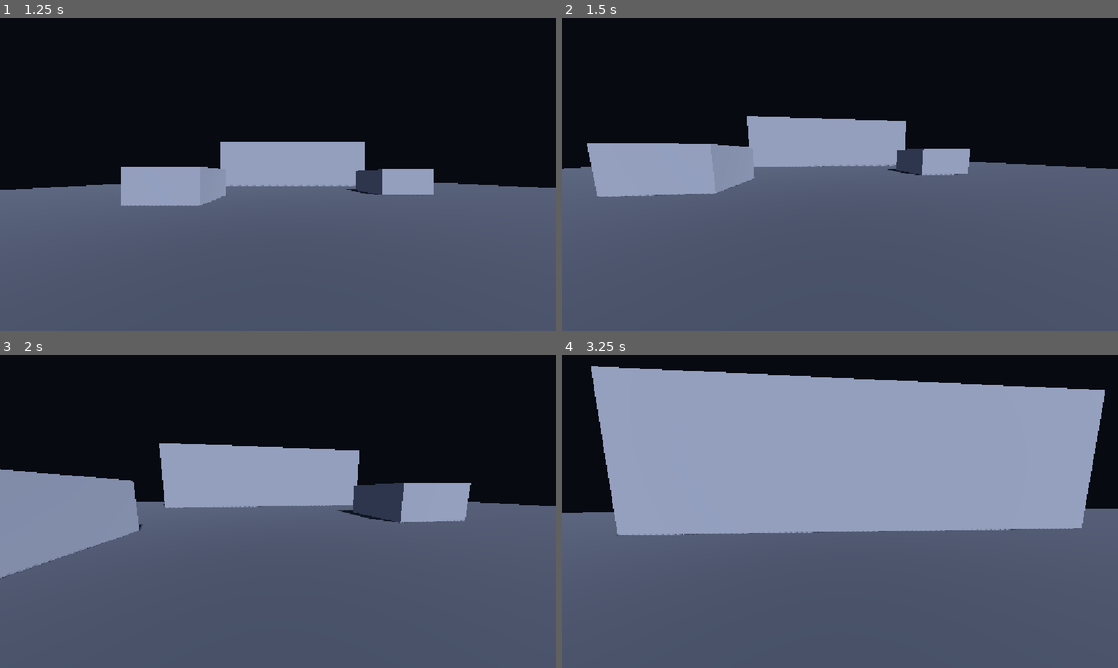
Above: before the commit, frames 1-4 (two rows, left to right).
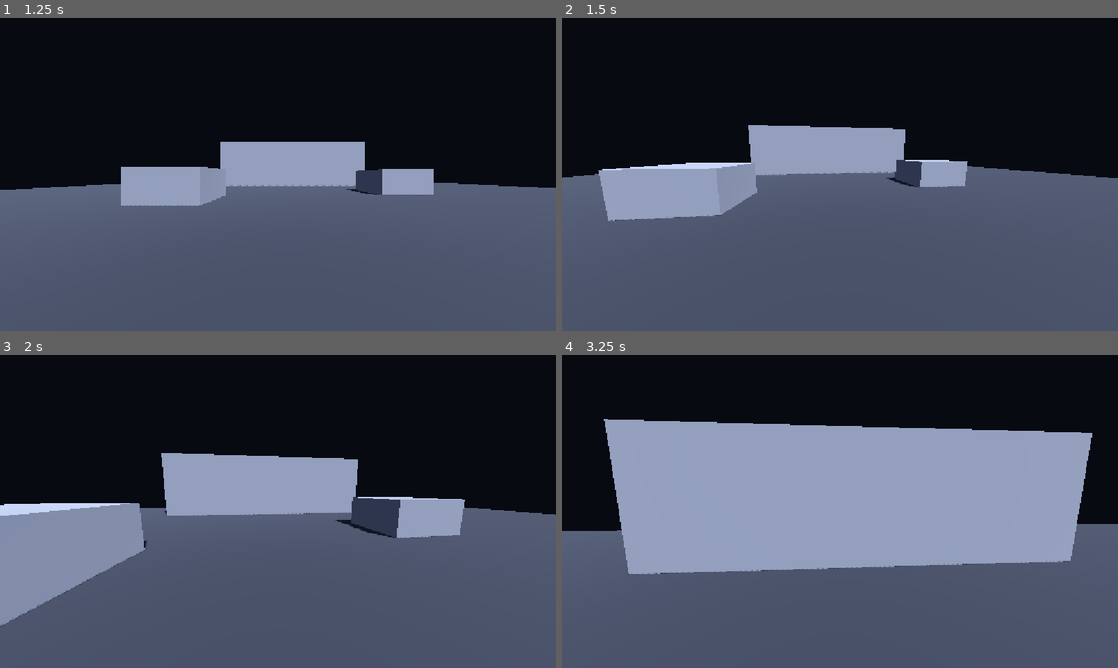
Above: after the commit, the same moments.

Repository: kyaminq-ui/Strata_FPS
Game: Godot game, scene res://game/main.tscn
Two runs of this game, one before a commit and one after it. Both use one fixed random seed, a clock stepped at 60 frames per second and the inputs below.
Inputs (mouse positions are in pixels of both pictures, inside the frame that each line leads up to):
- Up to frame 1 (1.25 s): click "Solo" at 0.5 s
- Up to frame 2 (1.5 s): tap Enter at 1.25 s; move the mouse to (867, 174) at 1.27 s; hold W (move_forward) from 1.28 s (still down); tap Space (jump, bound only after the commit) at 1.35 s; click (867, 174) at 1.42 s
- Up to frame 3 (2 s): keep holding W (move_forward); tap Space (jump, bound only after the commit) at 1.52, 1.82 s
- Up to frame 4 (3.25 s): keep holding W (move_forward); move the mouse to (812, 511) at 2.02 s; tap Space (jump, bound only after the commit) at 2.1, 2.27, 2.57, 2.85 s; move the mouse to (851, 505) at 2.77 s

Frame 1 is identical in both runs. In frame 2, 7.5% of the frame differs, in the area x 0-100%, y 31-65%; in frame 3, 10%; in frame 4, 25%, in the area x 0-100%, y 3-70%.

Commit message:
Layer B: jump with coyote time and jump buffer
Co-Authored-By: Claude Sonnet 5 <noreply@anthropic.com>

Diff:
--- a/game/player/movement_config.gd
+++ b/game/player/movement_config.gd
@@ -10,6 +10,11 @@
 @export var air_acceleration: float = 20.0
 @export var gravity: float = 24.0
 
+@export_group("Couche B - Saut")
+@export var jump_height: float = 1.6
+@export var coyote_time: float = 0.12
+@export var jump_buffer_time: float = 0.12
+
 @export_group("Regard")
 @export var mouse_sensitivity: float = 0.0022
 @export var max_pitch_degrees: float = 89.0
--- a/game/player/player.gd
+++ b/game/player/player.gd
@@ -15,6 +15,9 @@
 var net_position: Vector3
 var net_yaw: float
 var net_pitch: float
+
+var _coyote_left := 0.0
+var _jump_buffer_left := 0.0
 
 @onready var _head: Node3D = $Head
 @onready var _camera: Camera3D = $Head/Camera3D
@@ -70,6 +73,7 @@
 
 	if not is_on_floor():
 		velocity.y -= config.gravity * delta
+	_update_jump(delta)
 
 	var horizontal := Vector2(velocity.x, velocity.z)
 	if wish_dir != Vector3.ZERO:
@@ -87,6 +91,18 @@
 	net_pitch = _head.rotation.x
 
 
+func _update_jump(delta: float) -> void:
+	_coyote_left = config.coyote_time if is_on_floor() else maxf(_coyote_left - delta, 0.0)
+	if Input.is_action_just_pressed("jump"):
+		_jump_buffer_left = config.jump_buffer_time
+	else:
+		_jump_buffer_left = maxf(_jump_buffer_left - delta, 0.0)
+	if _jump_buffer_left > 0.0 and _coyote_left > 0.0:
+		velocity.y = sqrt(2.0 * config.gravity * config.jump_height)
+		_jump_buffer_left = 0.0
+		_coyote_left = 0.0
+
+
 func _process(delta: float) -> void:
 	if is_multiplayer_authority():
 		return
--- a/project.godot
+++ b/project.godot
@@ -52,6 +52,11 @@
 ]
 }
 
+jump={
+"deadzone": 0.2,
+"events": [Object(InputEventKey,"resource_local_to_scene":false,"resource_name":"","device":-1,"window_id":0,"alt_pressed":false,"shift_pressed":false,"ctrl_pressed":false,"meta_pressed":false,"pressed":false,"keycode":0,"physical_keycode":32,"key_label":0,"unicode":0,"location":0,"echo":false,"script":null)]
+}
+
 [physics]
 
 3d/physics_engine="Jolt Physics"
--- a/tests/net_probe.gd
+++ b/tests/net_probe.gd
@@ -26,6 +26,10 @@
 		Input.action_release("move_forward")
 		_report("apres")
 		quit()
+	if _walking and fmod(_elapsed, 1.0) < delta:
+		Input.action_press("jump")
+	elif _walking:
+		Input.action_release("jump")
 	return false
 
 
Not shown, changed: docs/MOVEMENT_METRICS.md
Not shown, changed: docs/TASKS.md
